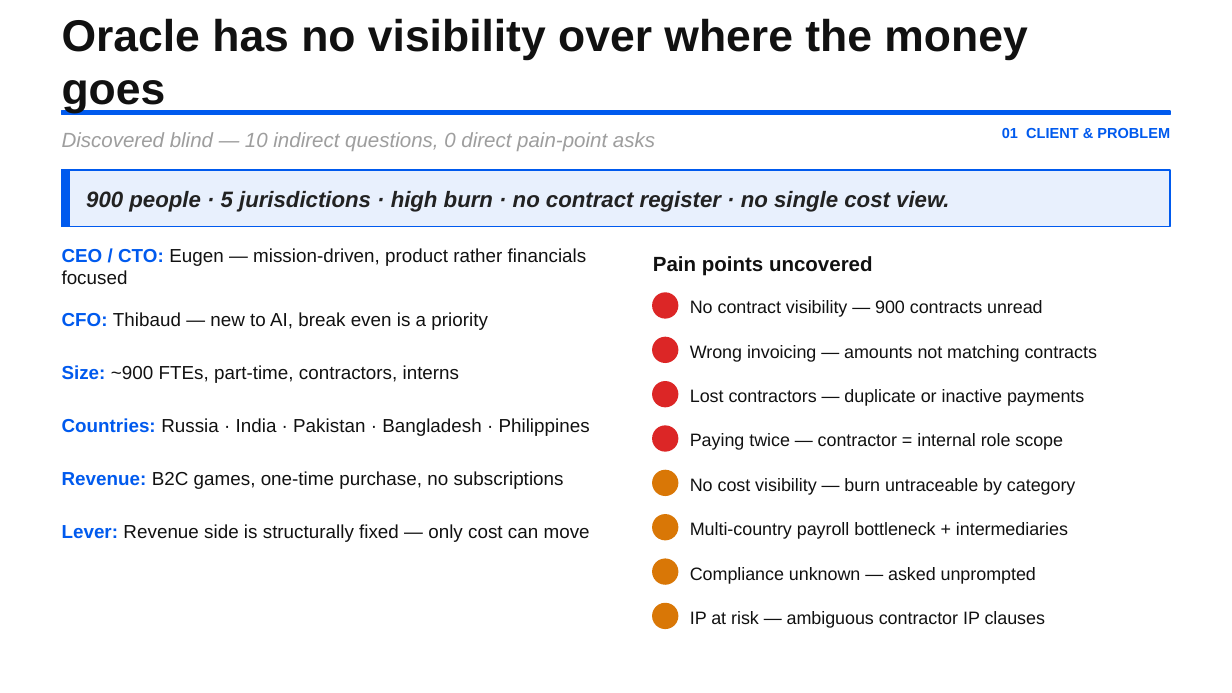
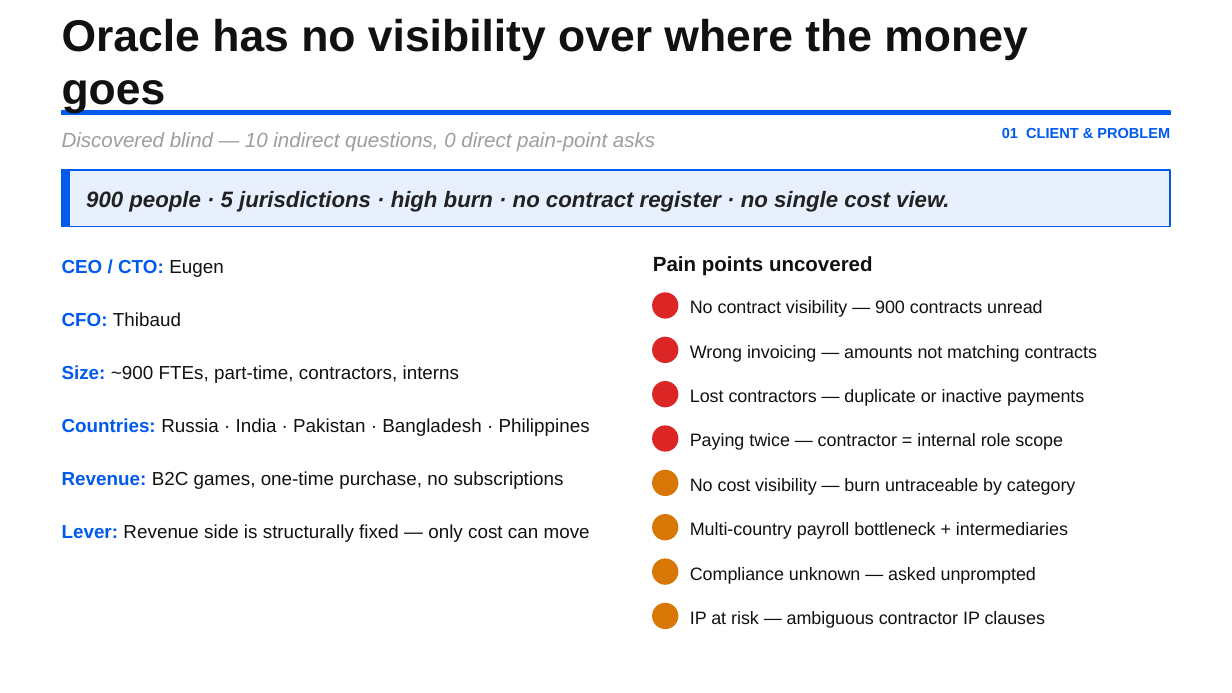
Before and after one commit to dbystrova26/project4, a slide deck: slide 3 of ContractOS_Pitch.pptx. Drawn at 1232x693 pixels with LibreOffice and Linux fonts; fonts in the diff are those of the drawing. Boxes give left, top, right and bottom in pixels: in the first picture for what was removed or moved away, otherwise in the second. Text is boxed around its words. In the diff, an @@ line names an element or a change of style, - is before the commit and + after.

```diff
--- a/ContractOS_Pitch.pptx
+++ b/ContractOS_Pitch.pptx
@@ text at (62, 260, 223, 277): text changed; text colour #111111 to #005AEE; bold on @@
-CEO / CTO: Eugen — mission-driven, product rather financials focused
+CEO / CTO: Eugen
@@ text at (62, 312, 181, 327): text changed @@
-CFO: Thibaud — new to AI, break even is a priority
+CFO: Thibaud
```
Also in this commit, not shown: 3 other slides changed, 1 slide added, 2 other files.
